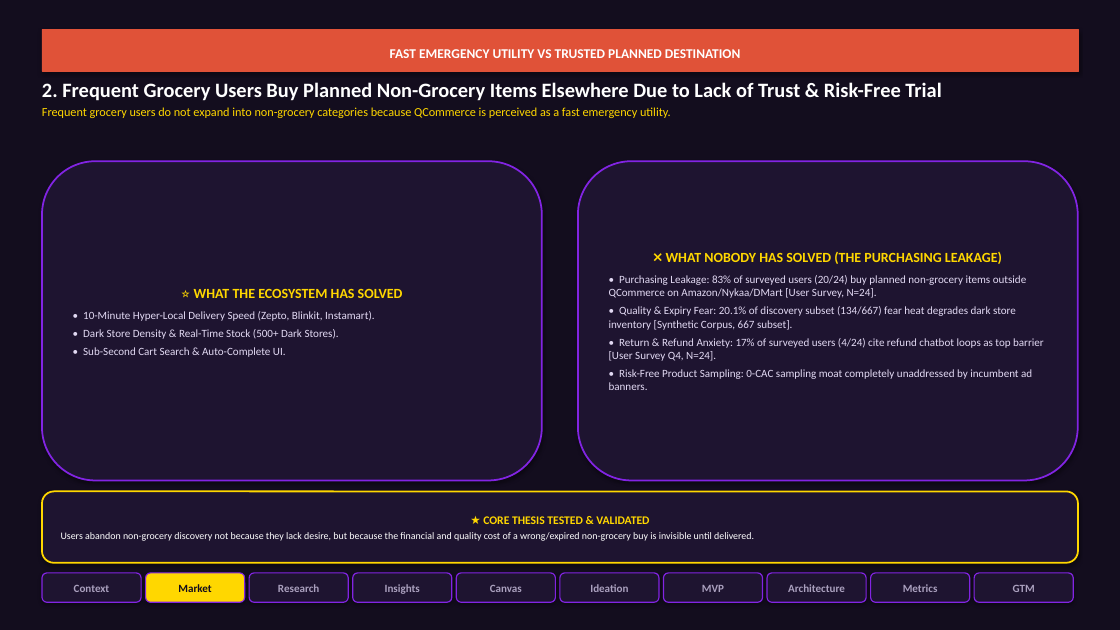
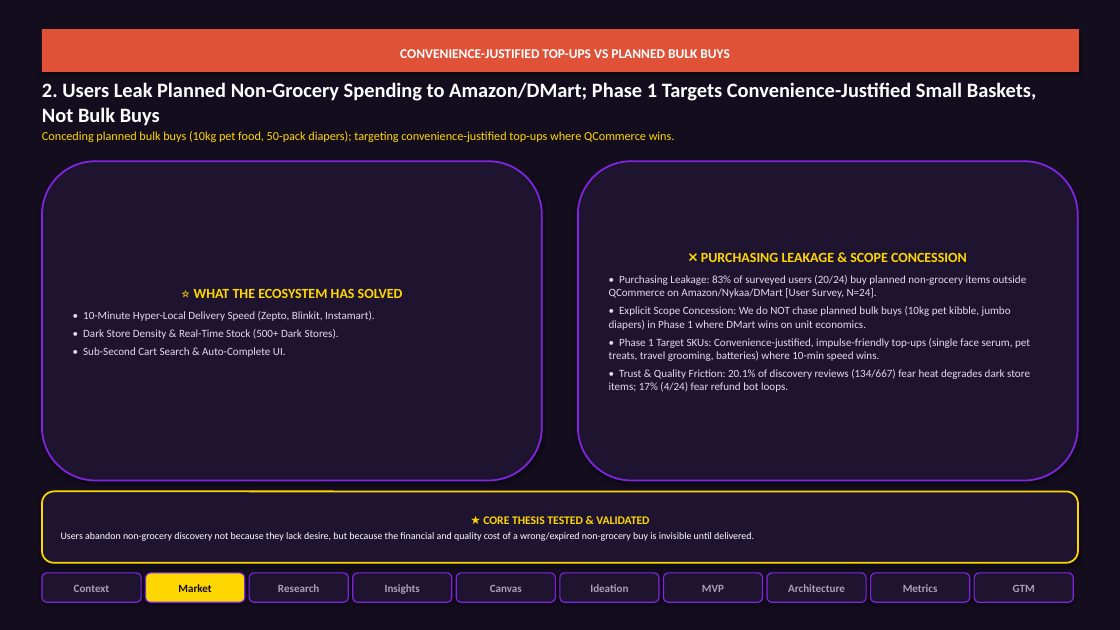
Before and after one commit to akhyashukla03/zeptomvp, a slide deck: slide 2 of NL_Zepto_Growth_PM_Graduation_Project.pptx. Drawn at 1120x630 pixels with LibreOffice and Linux fonts; fonts in the diff are those of the drawing. Boxes give left, top, right and bottom in pixels: in the first picture for what was removed or moved away, otherwise in the second. Text is boxed around its words. In the diff, an @@ line names an element or a change of style, - is before the commit and + after.

Commit message:
Implement 96+ strategic upgrades: repeat habit loop in MVP, category scope concession, unit economics table, data flywheel moat, and randomized holdout incrementality

```diff
--- a/NL_Zepto_Growth_PM_Graduation_Project.pptx
+++ b/NL_Zepto_Growth_PM_Graduation_Project.pptx
@@ text in rectangle at [400, 49, 729, 58]: text changed @@
-FAST EMERGENCY UTILITY VS TRUSTED PLANNED DESTINATION
+CONVENIENCE-JUSTIFIED TOP-UPS VS PLANNED BULK BUYS
@@ text at [42, 82, 1036, 142]: text changed; size 10.5 to 17.5 pt; text colour #FFD700 to #FFFFFF; bold on @@
-2. Frequent Grocery Users Buy Planned Non-Grocery Items Elsewhere Due to Lack of Trust & Risk-Free Trial
-Frequent grocery users do not expand into non-grocery categories because QCommerce is perceived as a fast emergency utility.
+2. Users Leak Planned Non-Grocery Spending to Amazon/DMart; Phase 1 Targets Convenience-Justified Small Baskets, Not Bulk Buys
+Conceding planned bulk buys (10kg pet food, 50-pack diapers); targeting convenience-justified top-ups where QCommerce wins.
@@ text in rounded rectangle at [701, 253, 967, 262]: text changed @@
-❌ WHAT NOBODY HAS SOLVED (THE PURCHASING LEAKAGE)
+❌ PURCHASING LEAKAGE & SCOPE CONCESSION
@@ text in rounded rectangle at [609, 306, 1030, 392]: text changed @@
-• Quality & Expiry Fear: 20.1% of discovery subset (134/667) fear heat degrades dark store inventory [Synthetic Corpus, 667 subset].
-• Return & Refund Anxiety: 17% of surveyed users (4/24) cite refund chatbot loops as top barrier [User Survey Q4, N=24].
-• Risk-Free Product Sampling: 0-CAC sampling moat completely unaddressed by incumbent ad banners.
+• Explicit Scope Concession: We do NOT chase planned bulk buys (10kg pet kibble, jumbo diapers) in Phase 1 where DMart wins on unit economics.
+• Phase 1 Target SKUs: Convenience-justified, impulse-friendly top-ups (single face serum, pet treats, travel grooming, batteries) where 10-min speed wins.
+• Trust & Quality Friction: 20.1% of discovery reviews (134/667) fear heat degrades dark store items; 17% (4/24) fear refund bot loops.
```
Also in this commit, not shown: 9 other slides changed, 5 other files.
